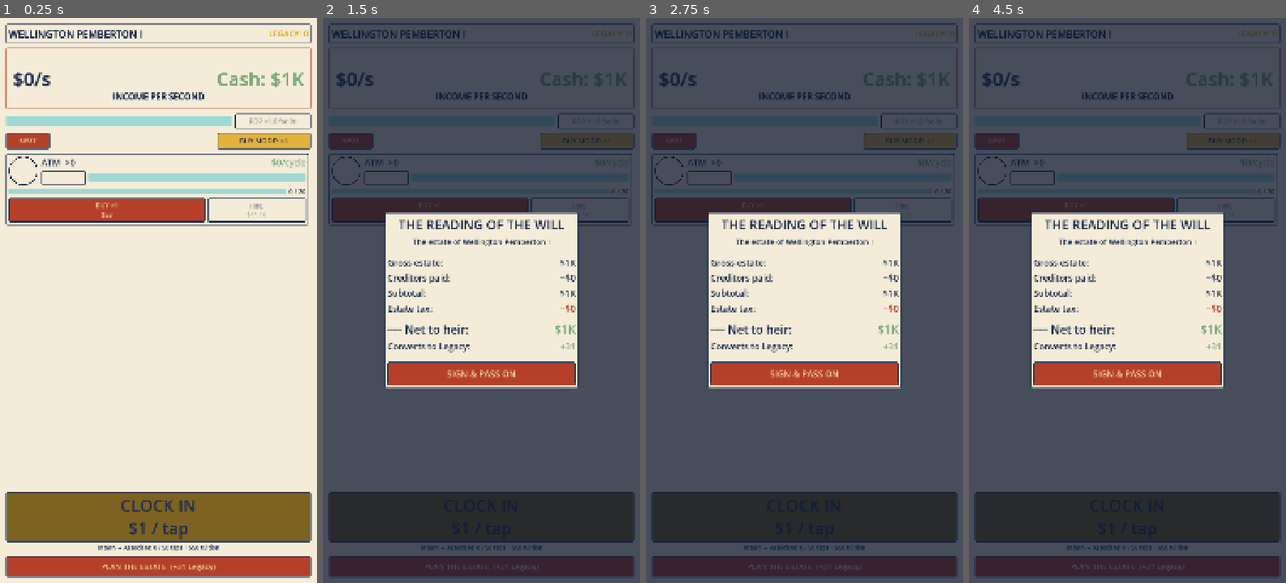
Above: before the commit, frames 1-4 (left to right).
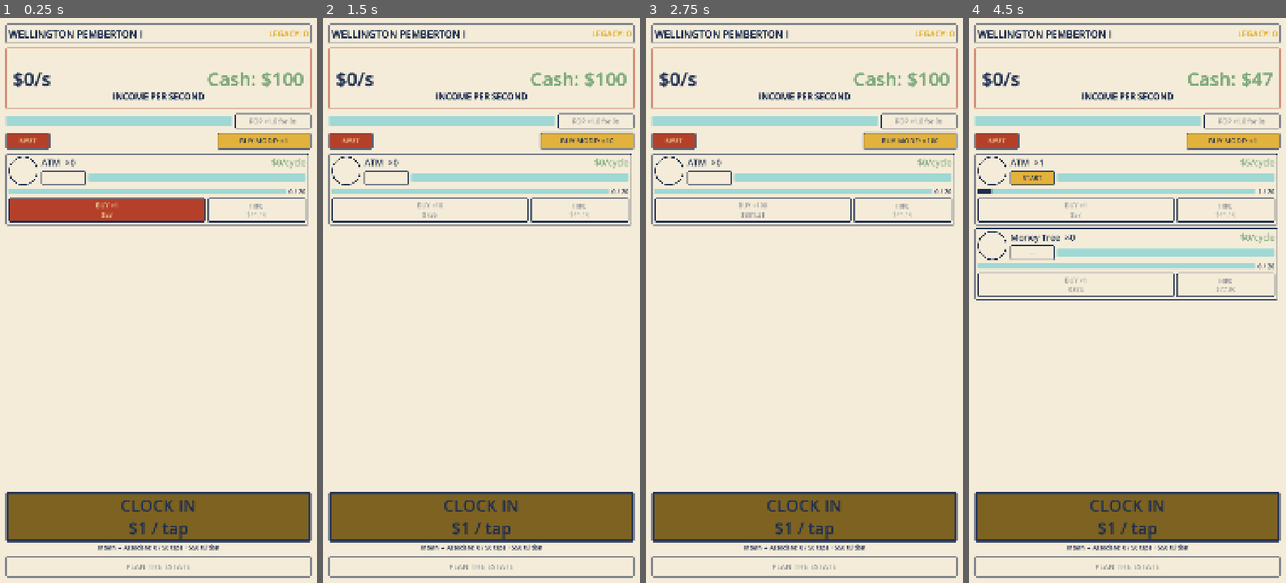
Above: after the commit, the same moments.

Repository: TimGoergen/american-tycoon
Game: Godot game, scene res://Main.tscn
The game is run twice, just before and just after one commit, with the same random seed, the same clock (stepped at 60 frames per second) and the same inputs.
Inputs (mouse positions are in pixels of both pictures, inside the frame that each line leads up to):
- Up to frame 1 (0.25 s): no input
- Up to frame 2 (1.5 s): click (481, 566) at 0.5 s, where only the run before the commit has a clickable "PLAN THE ESTATE (+31 Legacy)"; click "BUY MODE: ×1" at 1.25 s
- Up to frame 3 (2.75 s): click "BUY MODE: ×1" (after the commit: "BUY MODE: ×10") at 2 s
- Up to frame 4 (4.5 s): click "BUY MODE: ×1" (after the commit: "BUY MODE: ×100") at 2.75 s; click "BUY MODE: ×1" (after the commit: "BUY MODE: MAX") at 3.5 s; click "BUY ×1 $53" at 4.25 s

The runs differ from the first frame. In frame 1, 4.6% of the frame differs, in the area x 2-98%, y 9-99%; in frame 2, 86%; in frame 3, 86%; in frame 4, 88%, in the area x 0-100%, y 0-100%.

Commit message:
Legacy economy retune + Estate Office, will, and clock-in polish
Legacy / prestige economy:
- Flatten and lower the estate->Legacy curve (k_legacy 1.0->0.01,
  alpha 0.5->0.4) so the first whole Legacy point takes real playtime
  (~$100k built estate) instead of accruing almost immediately.
- Exclude each generation's birth seed cash from the Legacy conversion:
  granted money (starting capital + Trust Fund) is no longer convertible
  into Legacy. Tracked via EconomyState.starting_cash, persisted (save v3).
- Rescale all upgrade costs into single digits to match the new Legacy
  scale; sim/Sim.gd confirms the dynasty still "speeds up every time"
  (171->97s to the founder's peak across 6 generations).
- Starting cash lowered $1000 -> $100 so the opening isn't trivially rich.

UI:
- Estate Office (LegacyScreen) is now a full-screen page, not a centered card.
- Swipes that begin on a panel surface now scroll the property ladder and
  the upgrade list (UiPalette.allow_scroll_drag_through: non-button surfaces
  pass the drag up to the ScrollContainer; buttons still tap).
- Reading of the Will gains a "NOT YET - KEEP PLAYING" cancel button so the
  player can back out without prestiging.
- Clock-in wage meter: thicker navy outline, fill kept inside the outline,
  fill now advances 1:1 with each tap's flash (no easing), and the flash
  brightness reduced to ~1/4 (0.45 -> 0.11) so it no longer strobes.

Co-Authored-By: Claude Opus 4.8 <noreply@anthropic.com>

Diff:
--- a/game/config/tuning.tres
+++ b/game/config/tuning.tres
@@ -5,7 +5,7 @@
 [resource]
 script = ExtResource("1")
 logic_hz = 10
-m1_starting_cash = 1000.0
+m1_starting_cash = 100.0
 rush_pct = 0.1
 hold_rush_per_second = 5.0
 wage_hold_taps_per_second = 5.0
@@ -23,8 +23,8 @@
 estate_exemption_base = 1000000.0
 estate_tax_rate_base = 0.6
 loophole_rate_floor = 0.05
-k_legacy = 1.0
-alpha_legacy = 0.5
+k_legacy = 0.01
+alpha_legacy = 0.4
 crash_multiplier = 0.5
 crash_duration_minutes = 10.0
 audit_settle_rate = 0.08
--- a/game/project.godot
+++ b/game/project.godot
@@ -31,9 +31,9 @@
 [gui]
 
 ; Pixels a touch must travel before a ScrollContainer treats it as a scroll rather
-; than a click. The default (0) means a finger that lands on a button never scrolls
-; the list — so the property ladder couldn't be swiped on the phone. A small
-; threshold lets a drag scroll even when it starts on a row's button.
+; than a click. Works together with UiPalette.allow_scroll_drag_through: the row
+; surfaces pass their presses up to the scroller, and this threshold decides how
+; far the finger must move before such a press becomes a scroll instead of a tap.
 common/default_scroll_deadzone=30
 
 [dotnet]
--- a/game/scripts/Main.gd
+++ b/game/scripts/Main.gd
@@ -270,6 +270,7 @@
 	_will_screen.set_anchors_preset(Control.PRESET_FULL_RECT)
 	_will_screen.pass_on_confirmed.connect(_on_pass_on_confirmed)
 	_will_screen.heir_begin_pressed.connect(_on_heir_begin_pressed)
+	_will_screen.cancelled.connect(_on_will_cancelled)
 	add_child(_will_screen)
 
 	# The Legacy upgrade shop overlay, also above everything and hidden until the
@@ -390,6 +391,12 @@
 	_will_screen.show_will(will, HeirNames.dynasty_name(dynasty.generation))
 
 
+## Player backed out of the will: it has already hidden itself, so there is
+## nothing to undo — _process simply resumes ticking the living generation.
+func _on_will_cancelled() -> void:
+	pass
+
+
 ## Player signed the will: execute the death — bank Legacy, advance the
 ## generation, raise the heir — then reveal who inherits.
 func _on_pass_on_confirmed() -> void:
--- a/game/scripts/core/DynastyState.gd
+++ b/game/scripts/core/DynastyState.gd
@@ -83,10 +83,15 @@
 		tuning.estate_exemption_base,
 		tuning.estate_tax_rate_base
 	)
+	# Legacy is earned only on wealth the generation BUILT: the seed cash every heir
+	# is handed (starting capital + Trust Fund) is excluded, so granted money can
+	# never be converted into Legacy. The seed is far below one point early on, so
+	# this is what makes the first Legacy point take real playtime to reach.
+	var built_estate := maxf(0.0, will["estate_net"] - current.economy.starting_cash)
 	# Base estate→Legacy conversion, then the "Estate Lawyers" upgrade boosts the
 	# yield. Floor after the multiplier so Legacy stays a whole number.
 	var base_gain := EstateWaterfall.legacy_gain(
-		will["estate_net"], tuning.k_legacy, tuning.alpha_legacy
+		built_estate, tuning.k_legacy, tuning.alpha_legacy
 	)
 	will["legacy_gain"] = int(floor(float(base_gain) * upgrades.legacy_yield_multiplier()))
 	return will
@@ -132,7 +137,13 @@
 ## state. Property income is multiplied at tick time, not seeded as cash.
 func _new_generation() -> GameState:
 	var heir := GameState.new(_property_configs, _title_configs, tuning)
-	heir.economy.award_cash(tuning.m1_starting_cash + upgrades.starting_cash_bonus())
+	# Seed the heir with opening capital + any Trust Fund bonus, and record that
+	# seed so the estate→Legacy conversion can later exclude it (granted money is
+	# not dynastic achievement). award_cash floors the amount, so floor the record
+	# to match exactly.
+	var seed_cash := floorf(tuning.m1_starting_cash + upgrades.starting_cash_bonus())
+	heir.economy.award_cash(seed_cash)
+	heir.economy.starting_cash = seed_cash
 	heir.wage.lifetime_taps = dynastic_taps
 	_apply_upgrade_effects(heir)
 	return heir
--- a/game/scripts/core/EconomyState.gd
+++ b/game/scripts/core/EconomyState.gd
@@ -27,6 +27,12 @@
 
 ## Lifetime dollars spent hiring staff this generation (the other half of book value).
 var spent_on_staff_this_gen: float = 0.0
+
+## Cash this generation was seeded with at birth (starting capital + any Trust Fund
+## bonus). Tracked so the estate→Legacy conversion can EXCLUDE granted seed money:
+## you don't earn dynastic Legacy for cash you were simply handed, and early on the
+## seed is far below even a single Legacy point (DynastyState.get_draft_will).
+var starting_cash: float = 0.0
 
 
 func _init(configs: Array, tuning: TuningConfig) -> void:
--- a/game/scripts/core/GameState.gd
+++ b/game/scripts/core/GameState.gd
@@ -7,9 +7,10 @@
 # same code, no rendering), so nothing here may touch the scene tree.
 
 # v2 added the per-generation spend accumulators and peak net worth that the
-# prestige/estate math reads (Spec §9). v1 saves still load (missing fields
-# default to a clean slate).
-const SAVE_VERSION := 2
+# prestige/estate math reads (Spec §9). v3 added the generation's birth seed cash,
+# excluded from the estate→Legacy conversion. Older saves still load (missing
+# fields default to a clean slate / zero seed).
+const SAVE_VERSION := 3
 
 var tuning: TuningConfig
 var economy: EconomyState
@@ -208,6 +209,8 @@
 		# they are sunk history, not derivable from the current holdings.
 		"spent_on_units_this_gen": economy.spent_on_units_this_gen,
 		"spent_on_staff_this_gen": economy.spent_on_staff_this_gen,
+		# Birth seed cash, excluded from the Legacy conversion (see DynastyState).
+		"starting_cash": economy.starting_cash,
 		"properties": props,
 		"wage": {
 			"current_title_index": wage.current_title_index,
@@ -232,6 +235,7 @@
 	ui_buy_mode = int(data.get("buy_mode", 0))
 	economy.spent_on_units_this_gen = float(data.get("spent_on_units_this_gen", 0.0))
 	economy.spent_on_staff_this_gen = float(data.get("spent_on_staff_this_gen", 0.0))
+	economy.starting_cash = float(data.get("starting_cash", 0.0))
 
 	var saved_props: Array = data.get("properties", [])
 	for i in range(mini(saved_props.size(), economy.properties.size())):
--- a/game/scripts/core/LegacyUpgradeCatalog.gd
+++ b/game/scripts/core/LegacyUpgradeCatalog.gd
@@ -37,11 +37,14 @@
 
 
 # ── The catalog ───────────────────────────────────────────────────────────────
-# Cost note: the first prestige typically converts to a few hundred Legacy (the
-# estate→Legacy curve is roughly the square root of the estate's net worth — see
-# EstateWaterfall.legacy_gain). The first-level costs below are set in that range
-# so a first prestige buys ~1–3 of them, exactly as intended. These are starting
-# numbers meant for on-device feel-tuning, not final balance.
+# Cost note: Legacy is intentionally on a SMALL scale so each point feels hard-won
+# and valuable. The estate→Legacy curve (k_legacy × built_estate ^ alpha, with a
+# low k_legacy and a flattened alpha — see tuning.tres / EstateWaterfall) makes the
+# FIRST whole point take real playtime to reach and keeps even a long run in the
+# low tens of Legacy. The single-digit first-level costs below are matched to that
+# scale so a first prestige buys ~2–3 of them and the dynasty starts to snowball.
+# Verified against sim/Sim.gd's dynasty protocol ("speeds up every time"). These
+# are still starting numbers meant for on-device feel-tuning, not final balance.
 const UPGRADES := [
 	{
 		"id": SEED_CAPITAL,
@@ -49,7 +52,7 @@
 		"category": "Wealth",
 		"description": "Every heir is born into more money.",
 		"max_level": 10,
-		"base_cost": 500,
+		"base_cost": 4,
 		"cost_growth": 1.8,
 		"effect_per_level": 5000.0,   # +$5,000 starting cash per level
 	},
@@ -59,7 +62,7 @@
 		"category": "Wealth",
 		"description": "The family name itself earns. All property income rises.",
 		"max_level": 12,
-		"base_cost": 800,
+		"base_cost": 6,
 		"cost_growth": 2.0,
 		"effect_per_level": 0.20,     # +20% property income per level
 	},
@@ -69,7 +72,7 @@
 		"category": "Operations",
 		"description": "Sharper management. Every property cycles faster.",
 		"max_level": 8,
-		"base_cost": 800,
+		"base_cost": 6,
 		"cost_growth": 2.0,
 		"effect_per_level": 0.12,     # +12% cycle speed per level
 	},
@@ -79,7 +82,7 @@
 		"category": "Operations",
 		"description": "Hardened family retainers work for less. Hiring costs drop.",
 		"max_level": 8,
-		"base_cost": 600,
+		"base_cost": 5,
 		"cost_growth": 1.9,
 		"effect_per_level": 0.08,     # −8% staff hiring cost per level (capped, see getter)
 	},
@@ -89,7 +92,7 @@
 		"category": "Career",
 		"description": "Doors open faster for old money. Your wage per tap rises.",
 		"max_level": 8,
-		"base_cost": 500,
+		"base_cost": 4,
 		"cost_growth": 1.9,
 		"effect_per_level": 0.40,     # +40% wage per tap per level
 	},
@@ -99,7 +102,7 @@
 		"category": "Legacy",
 		"description": "Clever paperwork. Each succession yields more Legacy.",
 		"max_level": 6,
-		"base_cost": 1200,
+		"base_cost": 10,
 		"cost_growth": 2.2,
 		"effect_per_level": 0.15,     # +15% Legacy gained at succession per level
 	},
--- a/game/scripts/resources/TuningConfig.gd
+++ b/game/scripts/resources/TuningConfig.gd
@@ -14,7 +14,7 @@
 
 ## Starting cash for a fresh run (GDD §8.1 "No rich parents" path).
 ## The full origin flow with all four paths arrives in M2.
-@export var m1_starting_cash: float = 1000.0
+@export var m1_starting_cash: float = 100.0
 
 # --- Cost curve (Spec §3.2) ---
 
--- a/game/scripts/ui/LegacyScreen.gd
+++ b/game/scripts/ui/LegacyScreen.gd
@@ -6,11 +6,11 @@
 # player has prestiged at least once. Here the player spends banked Legacy on the
 # permanent, dynasty-wide upgrades defined in LegacyUpgradeCatalog.
 #
-# This is a self-contained overlay, the same shape as WillScreen: a dark scrim
-# over the game, a centered cream panel, large legible type (Tim reads large —
-# UI notes §1). It reads and writes the live LegacyUpgrades state directly; Main
-# is told when a purchase happens so it can re-apply the new effect to the living
-# generation, and again when the player closes the shop.
+# This is a FULL-SCREEN page: an opaque cream sheet that fills the whole screen
+# while open (Main freezes the economy behind it), with large legible type (Tim
+# reads large — UI notes §1). It reads and writes the live LegacyUpgrades state
+# directly; Main is told when a purchase happens so it can re-apply the new effect
+# to the living generation, and again when the player closes the shop.
 #
 # Drive it from Main.gd:
 #   1. setup(upgrades)        once, after the state exists (builds the cards)
@@ -52,8 +52,9 @@
 
 
 func _ready() -> void:
-	# Dark scrim over the game beneath the shop.
-	color = Color(UiPalette.INK_NAVY, 0.75)
+	# Opaque cream sheet filling the whole screen — this is a full page, not a
+	# translucent card over the game. Main freezes the economy while it is visible.
+	color = UiPalette.CREAM
 	visible = false
 
 
@@ -62,18 +63,20 @@
 # ---------------------------------------------------------------------------
 
 func _build_ui() -> void:
-	var center := CenterContainer.new()
-	center.set_anchors_preset(Control.PRESET_FULL_RECT)
-	add_child(center)
-
-	var panel := PanelContainer.new()
-	panel.add_theme_stylebox_override("panel", UiPalette.make_panel_style())
-	center.add_child(panel)
+	# Fill the screen edge to edge with a margin, then stack the page contents
+	# top-to-bottom. The scrolling card list (added below) takes all the leftover
+	# height, so the page fits any phone without a fixed panel size.
+	var margin := MarginContainer.new()
+	margin.set_anchors_preset(Control.PRESET_FULL_RECT)
+	margin.add_theme_constant_override("margin_left", 20)
+	margin.add_theme_constant_override("margin_right", 20)
+	margin.add_theme_constant_override("margin_top", 20)
+	margin.add_theme_constant_override("margin_bottom", 20)
+	add_child(margin)
 
 	var column := VBoxContainer.new()
 	column.add_theme_constant_override("separation", 12)
-	column.custom_minimum_size = Vector2(660, 0)
-	panel.add_child(column)
+	margin.add_child(column)
 
 	# ── Title + wallet ──
 	var title := Label.new()
@@ -93,10 +96,10 @@
 	column.add_child(_wallet_label)
 
 	# ── Scrollable list of upgrade cards (grouped by category) ──
-	# Scrolls so the panel never grows taller than the phone screen, however many
-	# upgrades the catalog grows to hold.
+	# Takes all the leftover height between the wallet readout and the close
+	# button, and scrolls within it however many upgrades the catalog holds.
 	var scroll := ScrollContainer.new()
-	scroll.custom_minimum_size = Vector2(0, 560)
+	scroll.size_flags_vertical = Control.SIZE_EXPAND_FILL
 	scroll.horizontal_scroll_mode = ScrollContainer.SCROLL_MODE_DISABLED
 	scroll.vertical_scroll_mode = ScrollContainer.SCROLL_MODE_RESERVE
 	column.add_child(scroll)
@@ -113,6 +116,10 @@
 			_add_category_heading(list, category)
 			current_category = category
 		_add_upgrade_card(list, definition)
+
+	# Let a swipe that lands on a card surface (not its BUY button) scroll the
+	# list, the same as the property ladder. See UiPalette.allow_scroll_drag_through.
+	UiPalette.allow_scroll_drag_through(list)
 
 	# ── Close button ──
 	var close_button := Button.new()
--- a/game/scripts/ui/PropertyRow.gd
+++ b/game/scripts/ui/PropertyRow.gd
@@ -171,6 +171,11 @@
 	UiPalette.style_button(_hire_button, false)
 	_hire_button.pressed.connect(func() -> void: hire_requested.emit(prop_index))
 	button_line.add_child(_hire_button)
+
+	# Let a swipe that lands anywhere on the row (the panel, labels, or progress
+	# bars — anything that isn't one of the buttons above) scroll the ladder,
+	# rather than being swallowed by the row. See UiPalette.allow_scroll_drag_through.
+	UiPalette.allow_scroll_drag_through(self)
 
 
 ## Called by Main when the player cycles the global buy-mode toggle.
--- a/game/scripts/ui/UiPalette.gd
+++ b/game/scripts/ui/UiPalette.gd
@@ -60,15 +60,21 @@
 ## bar). The dark gold is a darkened MUSTARD_GOLD; it's a deliberate extension of
 ## the §1 nine-color palette for this one meter, pending style-guide blessing.
 static func style_gold_progress(bar: ProgressBar) -> void:
+	# Thick navy frame around the whole meter (Tim's call: a heavier outline).
+	var border_width := 8
 	var track := StyleBoxFlat.new()
 	track.bg_color = MUSTARD_GOLD.darkened(0.45)
 	track.border_color = NAVY
-	track.set_border_width_all(3)
+	track.set_border_width_all(border_width)
 	track.set_corner_radius_all(4)
 
 	var fill := StyleBoxFlat.new()
 	fill.bg_color = MUSTARD_GOLD
 	fill.set_corner_radius_all(4)
+	# Negative expand margins shrink the fill's draw rect inward by the frame
+	# thickness, so the bright-gold fill stays INSIDE the navy outline as it grows
+	# rather than painting over the frame.
+	fill.set_expand_margin_all(-float(border_width))
 
 	bar.add_theme_stylebox_override("background", track)
 	bar.add_theme_stylebox_override("fill", fill)
@@ -80,6 +86,25 @@
 	return _make_plate(CREAM.lerp(MONEY_GREEN, 0.45), NAVY)
 
 
+## Let a swipe that begins on `root` — or on any of its non-button children —
+## fall through to an enclosing ScrollContainer, so the list scrolls when grabbed
+## on a panel surface, not only on the bare background. Buttons are left at their
+## default STOP filter so a tap on a button stays a tap, never a scroll.
+##
+## Godot detail: every Control defaults to MOUSE_FILTER_STOP, which swallows the
+## press so the ScrollContainer never sees the drag begin (this is why a swipe
+## that started on a row used to do nothing). Switching the non-interactive
+## surfaces to PASS lets the unhandled press keep bubbling up the tree to the
+## scroller, which then drives the scroll once the finger passes the deadzone.
+static func allow_scroll_drag_through(root: Control) -> void:
+	if root is BaseButton:
+		return  # leave buttons (and their internals) alone — taps must stay taps
+	root.mouse_filter = Control.MOUSE_FILTER_PASS
+	for child in root.get_children():
+		if child is Control:
+			allow_scroll_drag_through(child as Control)
+
+
 static func _make_plate(bg_color: Color, border_color: Color) -> StyleBoxFlat:
 	var style := StyleBoxFlat.new()
 	style.bg_color = bg_color
--- a/game/scripts/ui/WagePanel.gd
+++ b/game/scripts/ui/WagePanel.gd
@@ -38,8 +38,9 @@
 const FLASH_DURATION := 0.05
 
 ## How far the gold is lightened toward white during a flash (0 = none, 1 = pure
-## white). Applied as a single discrete shade, never ramped.
-const FLASH_LIGHTEN := 0.45
+## white). Applied as a single discrete shade, never ramped. Kept subtle — a much
+## brighter flash read as a strobe (Tim's call: about a quarter of the old 0.45).
+const FLASH_LIGHTEN := 0.11
 
 ## Seconds left in the current flash. >0 means show the brighter gold; 0 means show
 ## the base gold. Counted down in _apply_impact.
@@ -56,10 +57,6 @@
 var _wage_button: Button
 var _context_label: Label
 var _promotion_button: Button
-
-## Eased fill shown on the wage meter, glided toward its true target each frame so
-## tap-driven progress climbs smoothly instead of stepping per tap (see BarSmoothing).
-var _displayed_wage_fill := 0.0
 
 
 ## Call before adding to the tree.
@@ -136,14 +133,14 @@
 	var next := _wage.get_next_title()
 	if next == null:
 		# Top of the placeholder ladder (the full title table arrives in M2).
-		_apply_wage_fill(1.0, delta)
+		_apply_wage_fill(1.0)
 		_context_label.text = "%s — top of the ladder (for now)" % title.title_name
 		_promotion_button.visible = false
 		return
 
 	if _wage.is_promotion_unlocked():
 		# Threshold met — the claim is now just a purchase (the credential gag).
-		_apply_wage_fill(1.0, delta)
+		_apply_wage_fill(1.0)
 		_context_label.text = "%s — promotion earned, claim it below" % title.title_name
 		_promotion_button.visible = true
 		_promotion_button.text = "CLAIM PROMOTION: %s — tuition %s" % [
@@ -151,7 +148,7 @@
 		]
 		_promotion_button.disabled = _economy.cash < next.tuition
 	else:
-		_apply_wage_fill(_promotion_progress(title, next), delta)
+		_apply_wage_fill(_promotion_progress(title, next))
 		_context_label.text = "%s → %s: %d / %d taps + %s tuition" % [
 			title.title_name, next.title_name,
 			_wage.lifetime_taps, next.tap_threshold,
@@ -160,11 +157,11 @@
 		_promotion_button.visible = false
 
 
-## Glide the wage meter toward `target` (0–1) each frame so the fill climbs
-## smoothly rather than stepping on every tap (see BarSmoothing).
-func _apply_wage_fill(target: float, delta: float) -> void:
-	_displayed_wage_fill = BarSmoothing.approach(_displayed_wage_fill, target, delta)
-	_wage_meter.value = _displayed_wage_fill
+## Set the wage meter to `target` (0–1) directly — no easing. Each tap advances
+## the bar the instant it happens, in lockstep with that tap's brightness flash,
+## so the fill and the flash share one cadence (Tim's call: they must be 1:1).
+func _apply_wage_fill(target: float) -> void:
+	_wage_meter.value = clampf(target, 0.0, 1.0)
 
 
 ## Fraction of the way from the current title's tap threshold to the next title's
--- a/game/scripts/ui/WillScreen.gd
+++ b/game/scripts/ui/WillScreen.gd
@@ -20,6 +20,9 @@
 ## Player has signed the will and chosen to pass the estate on (end phase 1).
 signal pass_on_confirmed
 
+## Player backed out of the will to keep playing the current generation (phase 1).
+signal cancelled
+
 ## Player dismisses the heir reveal to begin the new generation (end phase 2).
 signal heir_begin_pressed
 
@@ -125,6 +128,18 @@
 	UiPalette.style_button(confirm_button, true)
 	confirm_button.pressed.connect(_on_sign_pressed)
 	_phase1_container.add_child(confirm_button)
+
+	# ── Cancel button ──
+	# Backing out is not a spend/commit action, so it gets the calm mustard style
+	# (red is reserved for "spend/act"). Lets the player close the will and keep
+	# playing the current generation if they'd rather wait to prestige.
+	var cancel_button := Button.new()
+	cancel_button.text = "NOT YET — KEEP PLAYING"
+	cancel_button.custom_minimum_size = Vector2(0, 64)
+	cancel_button.add_theme_font_size_override("font_size", 24)
+	UiPalette.style_button(cancel_button, false)
+	cancel_button.pressed.connect(_on_cancel_pressed)
+	_phase1_container.add_child(cancel_button)
 
 
 # ── Phase 2 builder ───────────────────────────────────────────────────────────
@@ -225,6 +240,12 @@
 	pass_on_confirmed.emit()
 
 
+func _on_cancel_pressed() -> void:
+	# Close the will with no state change; the living generation simply resumes.
+	visible = false
+	cancelled.emit()
+
+
 func _on_begin_pressed() -> void:
 	visible = false
 	heir_begin_pressed.emit()
